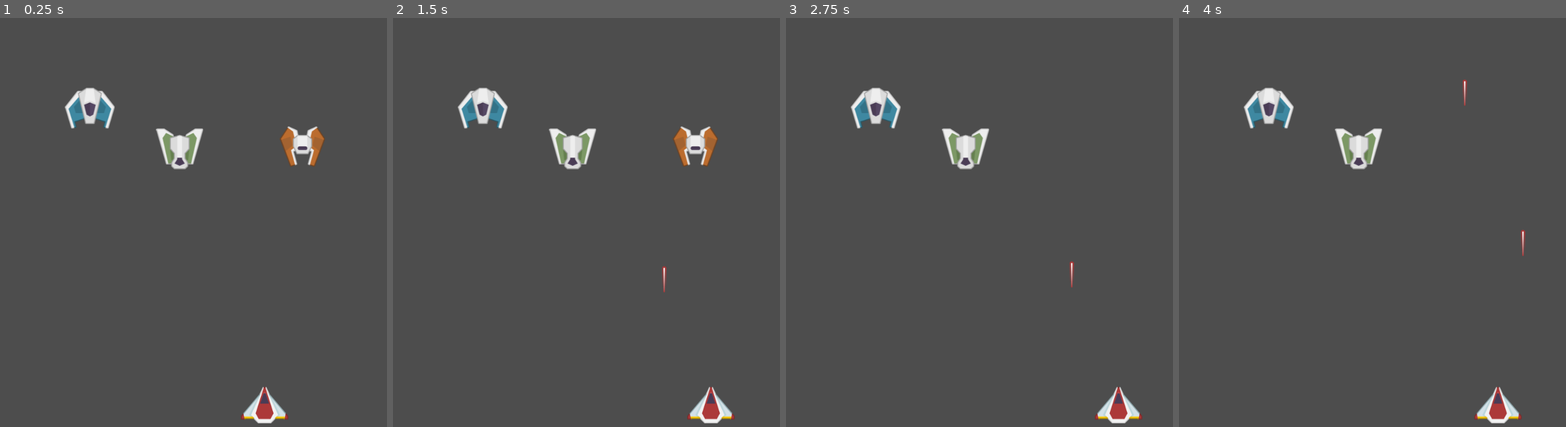
Above: before the commit, frames 1-4 (left to right).
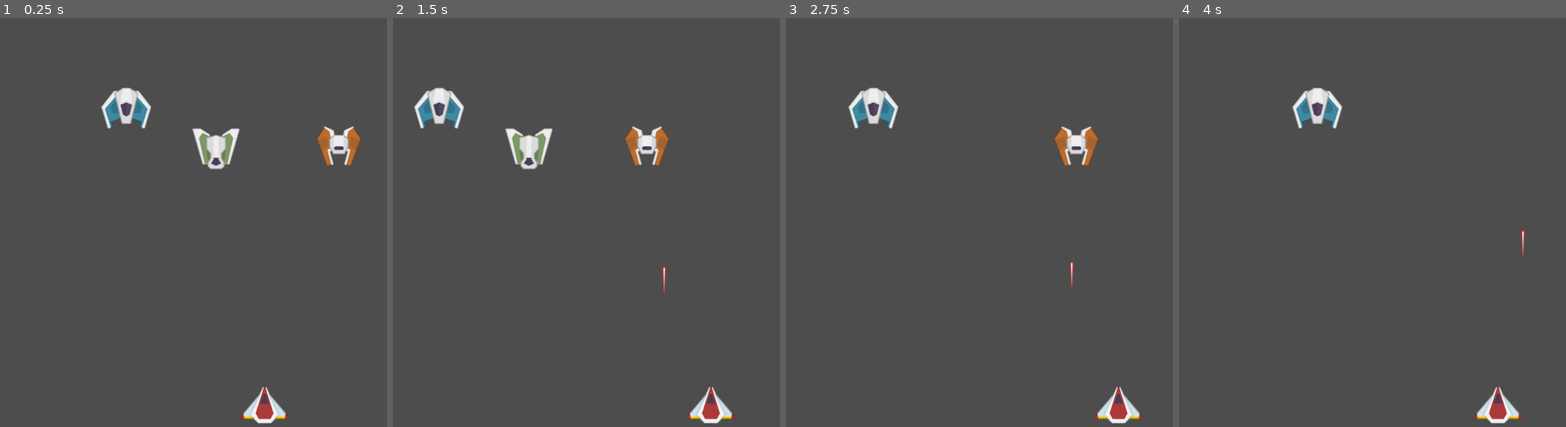
Above: after the commit, the same moments.

Repository: TheGabmeister/games-godot
Game: Godot game, scene res://scenes/game.tscn
Two runs of this game, one before a commit and one after it. Both use one fixed random seed, a clock stepped at 60 frames per second and the inputs below. The engine's default icon, where the game draws it, is replaced by a stand-in: a white triangle on a blue panel in a dark square.
Inputs:
- Up to frame 1 (0.25 s): no input
- Up to frame 2 (1.5 s): hold D (move_right) 0.53-1.28 s; tap Space (jump) at 0.6, 0.77, 1.07, 1.35 s; hold A (move_left) from 1.28 s (still down)
- Up to frame 3 (2.75 s): tap Space (jump) at 1.52, 1.82, 2.1 s; release A (move_left) at 2.03 s; hold D (move_right) from 2.03 s (still down)
- Up to frame 4 (4 s): tap Space (jump) at 2.85, 3.02, 3.32, 3.6, 3.77 s; release D (move_right) at 3.53 s; hold A (move_left) from 3.53 s (still down)

The runs differ from the first frame. In frame 1, 4.3% of the frame differs, in the area x 16-94%, y 17-38%; in frame 2, 4.6%, in the area x 5-84%, y 17-38%; in frame 3, 2.1%; in frame 4, 2.5%.

Commit message:
Add enemy movement

Diff:
--- a/space_invaders/scenes/enemies/enemy.tscn
+++ b/space_invaders/scenes/enemies/enemy.tscn
@@ -1,10 +1,12 @@
-[gd_scene load_steps=3 format=3 uid="uid://csmflt8sf5pad"]
+[gd_scene load_steps=4 format=3 uid="uid://csmflt8sf5pad"]
 
 [ext_resource type="Texture2D" uid="uid://y2nfni3nm7sk" path="res://icon.svg" id="1_7p1mj"]
+[ext_resource type="Script" uid="uid://c5h26hho2ia1g" path="res://scripts/enemy_movement.gd" id="1_8e3ao"]
 
 [sub_resource type="CircleShape2D" id="CircleShape2D_md0e3"]
 
 [node name="Enemy" type="Node2D" groups=["enemies"]]
+script = ExtResource("1_8e3ao")
 
 [node name="Sprite2D" type="Sprite2D" parent="." groups=["enemies"]]
 texture = ExtResource("1_7p1mj")
--- /dev/null
+++ b/space_invaders/scripts/enemy_movement.gd
@@ -0,0 +1,15 @@
+extends Node2D
+
+var movement_speed := 300.0
+const BOUNDARY := 350
+static var direction := 1
+
+func _ready() -> void:
+	pass
+
+func _process(delta: float) -> void:
+	if (position.x > BOUNDARY):
+		direction = -1
+	if (position.x < -BOUNDARY):
+		direction = 1
+	position.x += movement_speed * direction * delta
--- a/space_invaders/scripts/player_laser.gd
+++ b/space_invaders/scripts/player_laser.gd
@@ -1,9 +1,9 @@
 extends Node2D
 
-var speed = 300
+const SPEED = 300
 
 func _process(delta):
-	position.y -= speed * delta
+	position.y -= SPEED * delta
 
 func _on_area_2d_area_entered(area: Area2D) -> void:
 	if area.is_in_group("enemies"):
--- a/space_invaders/scripts/player_movement.gd
+++ b/space_invaders/scripts/player_movement.gd
@@ -1,9 +1,9 @@
 extends Node2D
 
 # Speed of the player in pixels per second
-var speed := 200
-var boundary := 350
-var cooldown := 1
+const SPEED := 200
+const BOUNDARY := 350
+const COOLDOWN := 1
 var cooldown_remaining := 0.0
 var bullet = preload("res://scenes/player_laser.tscn")
 
@@ -22,14 +22,14 @@
 		var bullet_inst = bullet.instantiate()
 		bullet_inst.position = position
 		get_tree().root.add_child(bullet_inst)
-		cooldown_remaining = cooldown
+		cooldown_remaining = COOLDOWN
 
 	# make sure player doesn't go off screen
-	if position.x > boundary:
-		position.x = boundary
-	if position.x < -boundary:
-		position.x = -boundary
+	if position.x > BOUNDARY:
+		position.x = BOUNDARY
+	if position.x < -BOUNDARY:
+		position.x = -BOUNDARY
 
 	if direction != Vector2.ZERO:
 		direction = direction.normalized()
-		position += direction * speed * delta
+		position += direction * SPEED * delta
Not shown, added: space_invaders/scripts/enemy_movement.gd.uid
